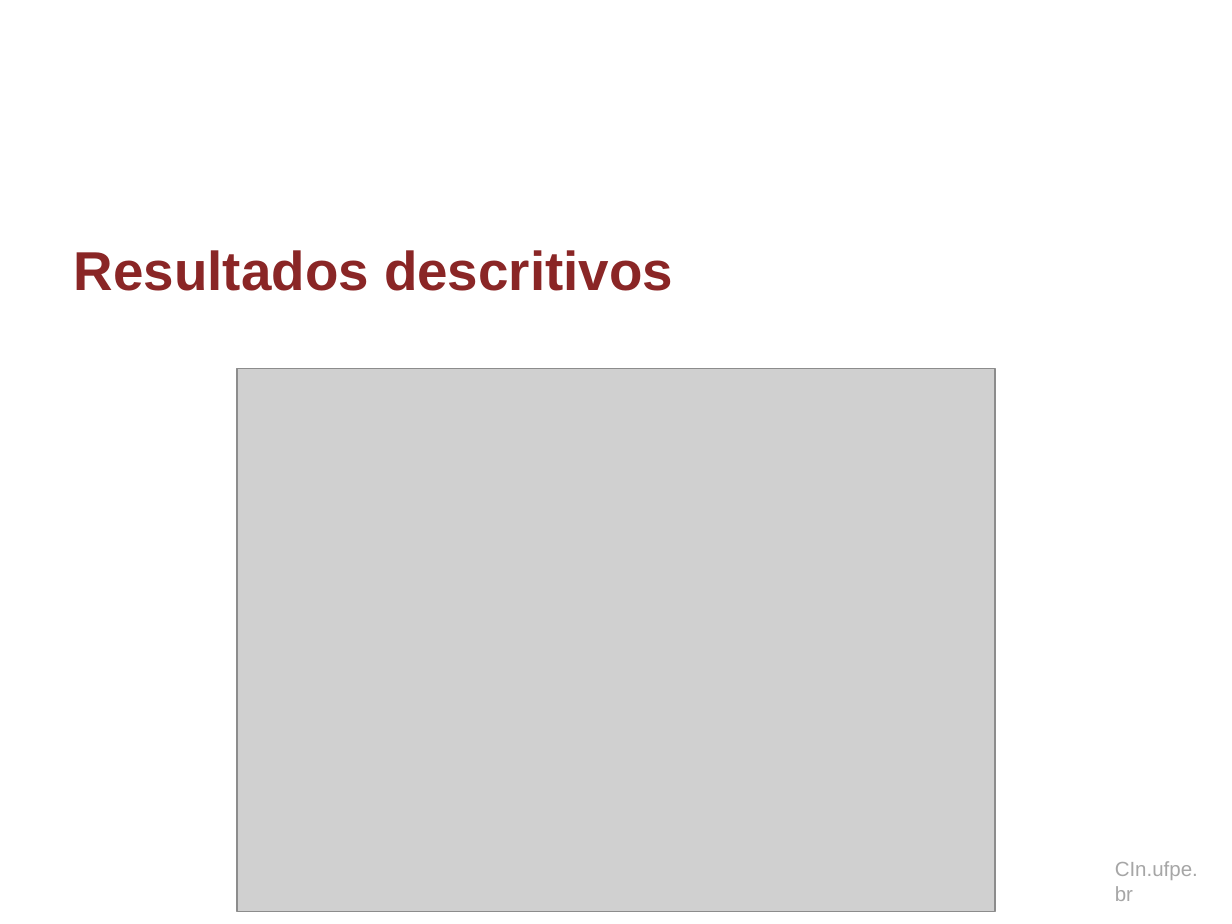
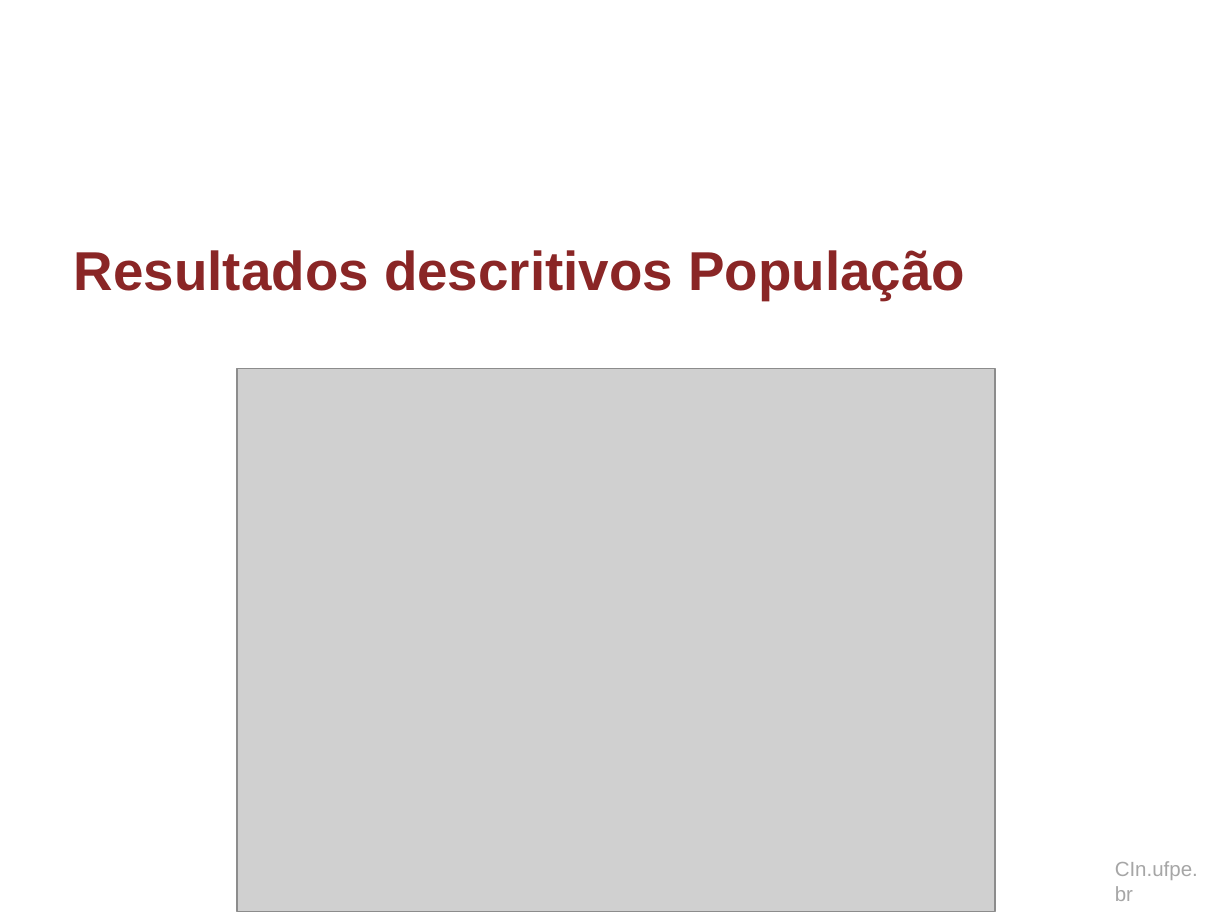
Before and after one commit to dan1lo/doutoradoR, a slide deck: slide 59 of apresentacao doutorado.pptx (slide 60 before the commit). Drawn at 1232x924 pixels with LibreOffice and Linux fonts; fonts in the diff are those of the drawing; grey boxes stand for pictures; background and template pictures are left out. Boxes give left, top, right and bottom in pixels: in the first picture for what was removed or moved away, otherwise in the second. Text is boxed around its words. In the diff, an @@ line names an element or a change of style, - is before the commit and + after.

Commit message:
primeiras modicavcoes
até resultados

```diff
--- a/apresentacao doutorado.pptx
+++ b/apresentacao doutorado.pptx
@@ title at box(74, 250, 965, 300): text changed @@
-Resultados descritivos
+Resultados descritivos População
```
Also in this commit, not shown: 9 other slides changed, 1 slide removed.
